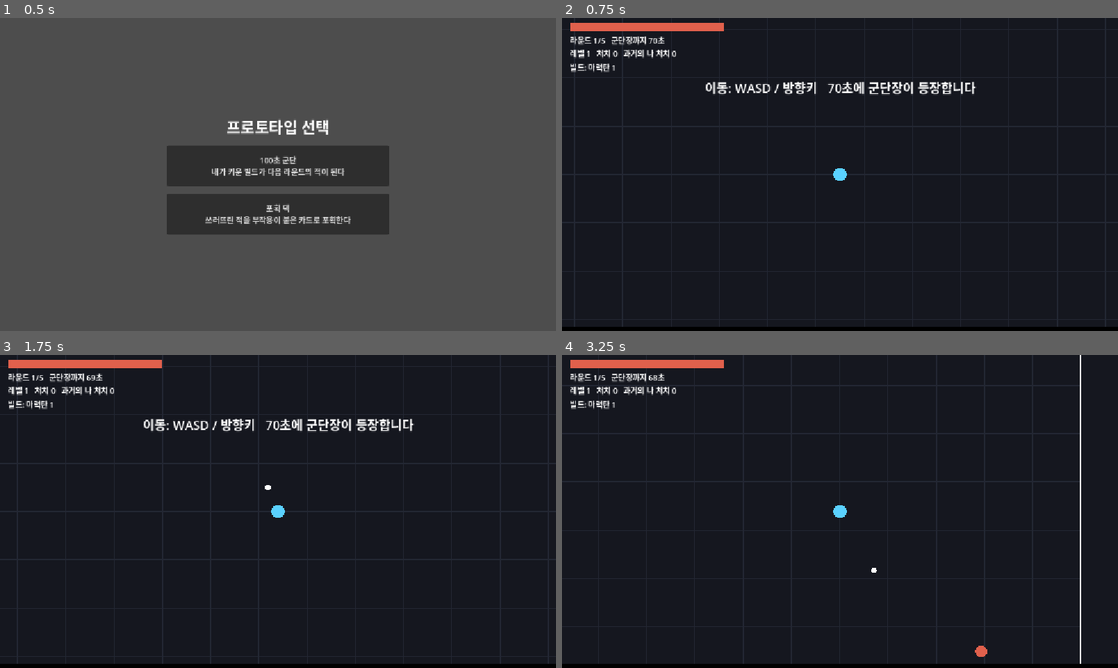
Above: before the commit, frames 1-4 (two rows, left to right).
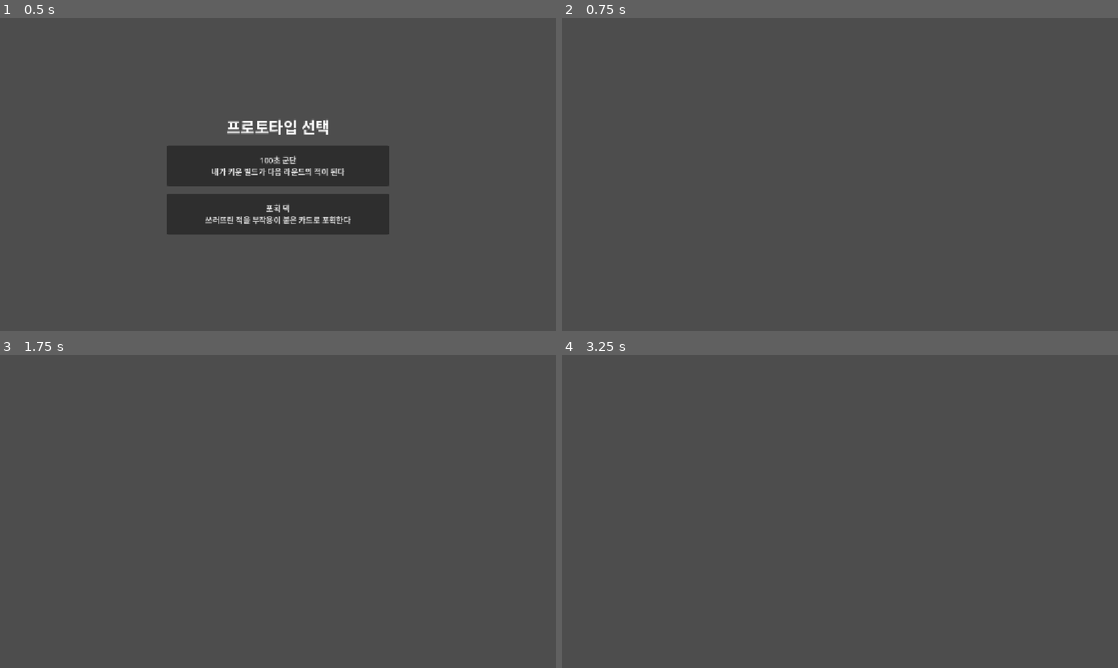
Above: after the commit, the same moments.

Repository: kimpro4214/100sec-corps
Game: Godot game, scene res://main_menu.tscn
Two runs of this game, one before a commit and one after it. Both use one fixed random seed, a clock stepped at 60 frames per second and the inputs below.
Inputs:
- Up to frame 1 (0.5 s): no input
- Up to frame 2 (0.75 s): click "100초 군단 내가 키운 빌드가 다음 라운드의 적이 …" at 0.5 s
- Up to frame 3 (1.75 s): tap Enter at 1.25 s; hold D from 1.28 s (still down); tap 1 at 1.35 s; tap Space at 1.52 s
- Up to frame 4 (3.25 s): release D at 2.03 s; hold S 2.03-2.78 s; tap 1 at 2.1, 2.85 s; tap Space at 2.27, 2.75 s; hold D from 2.78 s (still down)

Frame 1 is identical in both runs. In frame 2, 100% of the frame differs, in the area x 0-100%, y 0-100%; in frame 3, 100%; in frame 4, 100%.
Error after the commit: Parse Error: Too few arguments for "new()" call. Expected at least 3 but received 2. (res://legion/game/legion_game.gd:42)

Commit message:
feat: 100초 군단 메인 무기, 전용 특성, 각성 규칙 구현

Diff:
--- a/legion/data/balance.json
+++ b/legion/data/balance.json
@@ -7,24 +7,49 @@
   "arena": { "w": 1500, "h": 1000 },
   "player": { "hp": 100, "speed": 215, "radius": 14, "pickup_radius": 75, "contact_invuln": 0.4 },
   "xp": { "base": 6, "per_level": 3 },
-  "start_weapon": "bolt",
-  "max_option_level": 5,
+  "awaken_min_round": 2,
+  "awaken_scaling_mult": 2.5,
+  "max_levels": { "main": 5, "sub": 2, "trait": 3, "upgrade": 5 },
+  "offer_weights": { "main": 3.0, "trait": 2.0, "upgrade": 1.0, "sub": 0.5 },
   "min_cooldown_mult": 0.4,
   "weapons": {
     "bolt": {
       "name": "마력탄", "desc": "가까운 적에게 탄환 발사",
       "cooldown": 0.8, "damage": 12, "damage_per_level": 4, "count_every_levels": 2,
-      "speed": 430, "hostile_speed": 210, "single_target_weight": 0.5, "hostile_damage_mult": 0.3, "hostile_cooldown_mult": 1.6, "range": 520, "life": 1.6, "radius": 6
+      "speed": 430, "hostile_speed": 210, "hostile_max_count": 4, "single_target_weight": 0.5, "hostile_damage_mult": 0.3, "hostile_cooldown_mult": 1.6, "range": 520, "life": 1.6, "radius": 6,
+      "awaken": {
+        "name": "폭풍탄", "desc": "탄환 2배, 명중 시 주변 폭발",
+        "damage_mult": 1.2, "count_mult": 2, "splash_radius": 60, "splash_mult": 0.5
+      }
     },
     "aura": {
       "name": "가시 오라", "desc": "주변의 적에게 주기적 피해",
-      "cooldown": 0.5, "damage": 5, "damage_per_level": 2.75, "radius": 72, "radius_per_level": 13, "single_target_weight": 1.1, "hostile_damage_mult": 1.0, "hostile_cooldown_mult": 1.0
+      "cooldown": 0.5, "damage": 5, "damage_per_level": 2.75, "radius": 72, "radius_per_level": 13, "single_target_weight": 1.1, "hostile_damage_mult": 0.55, "hostile_cooldown_mult": 1.5, "hostile_radius_mult": 0.85,
+      "awaken": {
+        "name": "가시 폭풍", "desc": "범위 +40%, 피해 +50%, 적을 밀어냄",
+        "damage_mult": 1.5, "radius_mult": 1.4, "knockback": 22
+      }
     },
     "lightning": {
       "name": "낙뢰", "desc": "범위 내 무작위 적을 강타",
       "cooldown": 2.0, "damage": 26, "damage_per_level": 13, "count_every_levels": 2,
-      "range": 460, "radius": 62, "single_target_weight": 0.55, "hostile_damage_mult": 1.0, "hostile_cooldown_mult": 1.0
+      "range": 460, "radius": 62, "hostile_max_count": 3, "single_target_weight": 0.55, "hostile_damage_mult": 1.0, "hostile_cooldown_mult": 1.0,
+      "awaken": {
+        "name": "천벌", "desc": "타격 +2, 피해 +30%, 같은 자리에 2차 낙뢰",
+        "damage_mult": 1.3, "extra_count": 2, "echo_delay": 0.45
+      }
     }
+  },
+  "traits": {
+    "multishot": { "weapon": "bolt", "name": "다중 사격", "desc": "탄환 +1", "effect": "count", "value": 1 },
+    "pierce": { "weapon": "bolt", "name": "관통", "desc": "탄환이 적 1명 더 관통", "effect": "pierce", "value": 1 },
+    "rapid": { "weapon": "bolt", "name": "속사", "desc": "발사 간격 -12%", "effect": "cooldown", "value": 0.12 },
+    "expand": { "weapon": "aura", "name": "확장", "desc": "오라 범위 +18", "effect": "radius", "value": 18 },
+    "leech": { "weapon": "aura", "name": "흡혈", "desc": "적을 맞힌 오라 1회마다 체력 +0.25", "effect": "leech", "value": 0.25 },
+    "frost": { "weapon": "aura", "name": "빙결", "desc": "오라에 닿으면 이동 속도 -15%", "effect": "slow", "value": 0.15 },
+    "chain": { "weapon": "lightning", "name": "연쇄", "desc": "낙뢰 +1", "effect": "count", "value": 1 },
+    "wide": { "weapon": "lightning", "name": "광역", "desc": "낙뢰 범위 +16", "effect": "radius", "value": 16 },
+    "overcharge": { "weapon": "lightning", "name": "과전류", "desc": "낙뢰 피해 +20%", "effect": "damage", "value": 0.2 }
   },
   "upgrades": {
     "might": { "name": "힘", "desc": "모든 피해 +15%", "value": 0.15 },
@@ -42,17 +67,18 @@
   },
   "ghost": {
     "first_at": 15, "last_at": 62, "radius": 18, "contact": 12, "xp": 12,
-    "hp_min": 90, "target_ttk": 4, "hp_per_age": 0.25, "damage_mult": 0.3, "strike_delay": 0.8, "strike_spread": 90,
+    "hp_min": 90, "target_ttk": 5, "hp_per_age": 0.25, "damage_mult": 0.38, "strike_delay": 0.8, "strike_spread": 90,
+    "slow_seconds": 0.8,
     "age_per_copy": 2, "copy_hp_mult": 0.4, "copy_damage_mult": 0.5, "boss_wave_hp_mult": 0.5,
     "behaviors": {
       "bolt": { "name": "탄막형", "speed": 90, "keep_distance": 300 },
-      "aura": { "name": "돌격형", "speed": 145, "keep_distance": 0 },
+      "aura": { "name": "돌격형", "speed": 125, "keep_distance": 0 },
       "lightning": { "name": "포격형", "speed": 75, "keep_distance": 380 }
     }
   },
   "boss": {
     "name": "군단장", "warning_seconds": 3, "radius": 42, "speed": 72, "contact": 20, "xp": 30,
-    "hp_base": 250, "hp_per_round": 180, "target_ttk": 6,
+    "hp_base": 250, "hp_per_round": 180, "target_ttk": 8,
     "damage_per_round": 0.15, "enrage_per_second": 0.03,
     "pattern_interval": 2.6, "bonus_levels": 1,
     "patterns": [
--- a/legion/sim/legion_sim.gd
+++ b/legion/sim/legion_sim.gd
@@ -19,6 +19,8 @@
 	var damage_mult := 1.0
 	var keep_distance := 0.0
 	var born := 0.0
+	var slow_time := 0.0
+	var slow_amount := 0.0
 
 
 class Projectile:
@@ -30,6 +32,10 @@
 	var life := 1.0
 	var hostile := false
 	var source := ""
+	var pierce := 0
+	var hit_list: Array = []
+	var splash_radius := 0.0
+	var splash_mult := 0.0
 
 
 class Strike:
@@ -38,6 +44,7 @@
 	var damage := 0.0
 	var radius := 1.0
 	var source := ""
+	var hostile := true
 
 
 class Gem:
@@ -66,8 +73,11 @@
 var max_hp := 0.0
 var invuln := 0.0
 var player_flash := 0.0
+var main_weapon := ""
 var build := {}
 var timers := {}
+var player_slow_time := 0.0
+var player_slow_amount := 0.0
 var level := 1
 var xp := 0
 var queued_levels := 0
@@ -77,6 +87,7 @@
 var projectiles: Array[Projectile] = []
 var strikes: Array[Strike] = []
 var gems: Array[Gem] = []
+var awaken_round := 0
 var past_builds: Array = []
 var ghost_queue: Array = []
 
@@ -100,7 +111,7 @@
 var damage_by_source := {}
 
 
-func _init(balance: Dictionary, run_seed: int) -> void:
+func _init(balance: Dictionary, run_seed: int, main_id: String) -> void:
 	data = balance
 	rng.seed = run_seed
 	tick = float(data.tick)
@@ -108,8 +119,17 @@
 	hp = max_hp
 	player_pos = Vector2(float(data.arena.w), float(data.arena.h)) * 0.5
 	player_prev = player_pos
-	build = {"weapons": {"bolt": 0, "aura": 0, "lightning": 0}, "upgrades": {"might": 0, "haste": 0, "vitality": 0}}
-	build.weapons[data.start_weapon] = 1
+	main_weapon = main_id
+	var trait_levels := {}
+	for trait_id in data.traits:
+		trait_levels[trait_id] = 0
+	build = {
+		"main": main_id,
+		"weapons": {"bolt": 0, "aura": 0, "lightning": 0},
+		"traits": trait_levels,
+		"upgrades": {"might": 0, "haste": 0, "vitality": 0},
+	}
+	build.weapons[main_id] = 1
 	timers = {"bolt": 0.0, "aura": 0.0, "lightning": 0.0}
 
 
@@ -122,71 +142,155 @@
 
 
 func option_level(option_id: String) -> int:
+	return _build_level(build, option_id)
+
+
+func _build_level(target_build: Dictionary, option_id: String) -> int:
 	if option_id in WEAPON_IDS:
-		return int(build.weapons[option_id])
-	return int(build.upgrades[option_id])
+		return int(target_build.weapons[option_id])
+	if data.traits.has(option_id):
+		return int(target_build.traits[option_id])
+	return int(target_build.upgrades[option_id])
 
 
 func option_def(option_id: String) -> Dictionary:
 	if option_id in WEAPON_IDS:
 		return data.weapons[option_id]
+	if data.traits.has(option_id):
+		return data.traits[option_id]
 	return data.upgrades[option_id]
 
 
+func option_max(option_id: String) -> int:
+	if option_id == main_weapon:
+		return int(data.max_levels.main)
+	if option_id in WEAPON_IDS:
+		return int(data.max_levels.sub)
+	if data.traits.has(option_id):
+		return int(data.max_levels.trait)
+	return int(data.max_levels.upgrade)
+
+
+func is_awakening_option(option_id: String) -> bool:
+	return option_id == main_weapon and option_level(option_id) + 1 >= int(data.max_levels.main)
+
+
+func is_awakened(target_build: Dictionary) -> bool:
+	return int(target_build.weapons[target_build.main]) >= int(data.max_levels.main)
+
+
 func dominant_weapon(target_build: Dictionary) -> String:
-	var best := "bolt"
-	for weapon_id in WEAPON_IDS:
-		if int(target_build.weapons[weapon_id]) > int(target_build.weapons[best]):
-			best = weapon_id
-	return best
+	return target_build.main
+
+
+## 레벨, 특성, 각성, 공통 강화를 합친 무기의 실제 수치.
+func weapon_stats(weapon_id: String, owner_build: Dictionary) -> Dictionary:
+	var weapon: Dictionary = data.weapons[weapon_id]
+	var weapon_level := int(owner_build.weapons[weapon_id])
+	var stats := {
+		"damage": float(weapon.damage) + float(weapon.damage_per_level) * (weapon_level - 1),
+		"count": 1,
+		"radius": float(weapon.radius) + float(weapon.get("radius_per_level", 0.0)) * (weapon_level - 1),
+		"cooldown": float(weapon.cooldown),
+		"pierce": 0, "leech": 0.0, "slow": 0.0, "knockback": 0.0,
+		"splash_radius": 0.0, "splash_mult": 0.0, "echo_delay": 0.0,
+	}
+	if weapon.has("count_every_levels"):
+		stats.count += int((weapon_level - 1) / float(weapon.count_every_levels))
+	for trait_id in data.traits:
+		var trait_def: Dictionary = data.traits[trait_id]
+		var trait_level := int(owner_build.traits[trait_id])
+		if trait_def.weapon != weapon_id or trait_level <= 0:
+			continue
+		var amount := float(trait_def.value) * trait_level
+		match trait_def.effect:
+			"count":
+				stats.count += int(amount)
+			"pierce":
+				stats.pierce += int(amount)
+			"cooldown":
+				stats.cooldown *= maxf(float(data.min_cooldown_mult), 1.0 - amount)
+			"radius":
+				stats.radius += amount
+			"leech":
+				stats.leech += amount
+			"slow":
+				stats.slow += amount
+			"damage":
+				stats.damage *= 1.0 + amount
+	if weapon_level >= int(data.max_levels.main):
+		var awaken: Dictionary = weapon.awaken
+		stats.damage *= float(awaken.get("damage_mult", 1.0))
+		stats.count = stats.count * int(awaken.get("count_mult", 1)) + int(awaken.get("extra_count", 0))
+		stats.radius *= float(awaken.get("radius_mult", 1.0))
+		stats.knockback = float(awaken.get("knockback", 0.0))
+		stats.splash_radius = float(awaken.get("splash_radius", 0.0))
+		stats.splash_mult = float(awaken.get("splash_mult", 0.0))
+		stats.echo_delay = float(awaken.get("echo_delay", 0.0))
+	stats.damage *= _might_mult(owner_build)
+	stats.cooldown *= _cooldown_mult(owner_build)
+	return stats
 
 
 func build_dps(target_build: Dictionary) -> float:
 	var total := 0.0
-	var cooldown_mult := _cooldown_mult(target_build)
 	for weapon_id in WEAPON_IDS:
-		var weapon_level := int(target_build.weapons[weapon_id])
-		if weapon_level <= 0:
+		if int(target_build.weapons[weapon_id]) <= 0:
 			continue
-		var weapon: Dictionary = data.weapons[weapon_id]
-		var damage := float(weapon.damage) + float(weapon.damage_per_level) * (weapon_level - 1)
-		var count := 1
-		if weapon.has("count_every_levels"):
-			count += int((weapon_level - 1) / float(weapon.count_every_levels))
-		total += damage * count / (float(weapon.cooldown) * cooldown_mult) * float(weapon.single_target_weight)
-	return total * _might_mult(target_build)
+		var stats := weapon_stats(weapon_id, target_build)
+		var hits: float = 2.0 if stats.echo_delay > 0.0 else 1.0
+		total += stats.damage * stats.count * hits / stats.cooldown * float(data.weapons[weapon_id].single_target_weight)
+	return total
+
+
+## 각성은 화력이 크게 뛰므로, 적 체력 계산에서는 각성 직전 화력에 정해진 배수만 곱한다.
+func enemy_scaling_dps(target_build: Dictionary) -> float:
+	if not is_awakened(target_build):
+		return build_dps(target_build)
+	var before: Dictionary = target_build.duplicate(true)
+	before.weapons[target_build.main] -= 1
+	return build_dps(before) * float(data.awaken_scaling_mult)
 
 
 func ghost_hp(target_build: Dictionary, age: int) -> float:
 	var ghost_def: Dictionary = data.ghost
-	var scaled := build_dps(target_build) * float(ghost_def.target_ttk) * (1.0 + float(ghost_def.hp_per_age) * age)
+	var scaled := enemy_scaling_dps(target_build) * float(ghost_def.target_ttk) * (1.0 + float(ghost_def.hp_per_age) * age)
 	return maxf(float(ghost_def.hp_min), scaled)
 
 
 ## 이 선택지를 고르면 다음 라운드의 과거의 나가 어떻게 되는지 알려준다.
 func ghost_preview(option_id: String) -> Dictionary:
 	var preview_build: Dictionary = build.duplicate(true)
-	if option_id in WEAPON_IDS:
-		preview_build.weapons[option_id] += 1
-	elif option_id != "":
-		preview_build.upgrades[option_id] += 1
+	if option_id != "":
+		_apply_option(preview_build, option_id)
 	return {
 		"hp": ghost_hp(preview_build, 0),
 		"behavior": data.ghost.behaviors[dominant_weapon(preview_build)].name,
+		"awakened": is_awakened(preview_build),
 	}
+
+
+func _apply_option(target_build: Dictionary, option_id: String) -> void:
+	if option_id in WEAPON_IDS:
+		target_build.weapons[option_id] += 1
+	elif data.traits.has(option_id):
+		target_build.traits[option_id] += 1
+	else:
+		target_build.upgrades[option_id] += 1
 
 
 func choose(index: int) -> void:
 	var option_id: String = pending_choices[index]
 	picks.append({"offered": pending_choices.duplicate(), "chosen": option_id})
-	if option_id in WEAPON_IDS:
-		build.weapons[option_id] += 1
-	else:
-		build.upgrades[option_id] += 1
-		if option_id == "vitality":
-			var bonus := float(data.upgrades.vitality.value)
-			max_hp += bonus
-			hp = minf(hp + bonus, max_hp)
+	var awakens := is_awakening_option(option_id)
+	_apply_option(build, option_id)
+	if option_id == "vitality":
+		var bonus := float(data.upgrades.vitality.value)
+		max_hp += bonus
+		hp = minf(hp + bonus, max_hp)
+	if awakens:
+		awaken_round = round_index
+		_event({"type": "awaken", "name": data.weapons[main_weapon].awaken.name})
 	pending_choices = []
 	_offer_next_level()
 
@@ -218,6 +322,7 @@
 	round_time += tick
 	invuln = maxf(0.0, invuln - tick)
 	player_flash = maxf(0.0, player_flash - tick)
+	player_slow_time = maxf(0.0, player_slow_time - tick)
 	_move_player(move_dir)
 	_fire_weapons(player_pos, build, timers, false, 1.0)
 	_spawn_enemies()
@@ -246,7 +351,10 @@
 
 func _move_player(move_dir: Vector2) -> void:
 	player_prev = player_pos
-	player_pos = _clamp_to_arena(player_pos + move_dir.limit_length(1.0) * float(data.player.speed) * tick)
+	var speed := float(data.player.speed)
+	if player_slow_time > 0.0:
+		speed *= maxf(0.2, 1.0 - player_slow_amount)
+	player_pos = _clamp_to_arena(player_pos + move_dir.limit_length(1.0) * speed * tick)
 
 
 func _might_mult(owner_build: Dictionary) -> float:
@@ -267,24 +375,25 @@
 		if owner_timers[weapon_id] > 0.0:
 			continue
 		var weapon: Dictionary = data.weapons[weapon_id]
-		var damage := (float(weapon.damage) + float(weapon.damage_per_level) * (weapon_level - 1)) * _might_mult(owner_build) * hostile_mult
+		var stats := weapon_stats(weapon_id, owner_build)
+		var damage: float = stats.damage * hostile_mult
 		if hostile:
 			damage *= float(weapon.hostile_damage_mult)
 		var fired := false
 		match weapon_id:
 			"bolt":
-				fired = _fire_bolt(origin, weapon, weapon_level, damage, hostile)
+				fired = _fire_bolt(origin, weapon, stats, damage, hostile)
 			"aura":
-				fired = _fire_aura(origin, weapon, weapon_level, damage, hostile)
+				fired = _fire_aura(origin, stats, damage, hostile)
 			"lightning":
-				fired = _fire_lightning(origin, weapon, weapon_level, damage, hostile)
-		var cooldown := float(weapon.cooldown) * _cooldown_mult(owner_build)
+				fired = _fire_lightning(origin, weapon, stats, damage, hostile)
+		var cooldown: float = stats.cooldown
 		if hostile:
 			cooldown *= float(weapon.hostile_cooldown_mult)
 		owner_timers[weapon_id] = cooldown if fired else 0.0
 
 
-func _fire_bolt(origin: Vector2, weapon: Dictionary, weapon_level: int, damage: float, hostile: bool) -> bool:
+func _fire_bolt(origin: Vector2, weapon: Dictionary, stats: Dictionary, damage: float, hostile: bool) -> bool:
 	var target := Vector2.ZERO
 	var max_range := float(weapon.range)
 	if hostile:
@@ -302,16 +411,20 @@
 		if best == null:
 			return false
 		target = best.pos
-	var count := 1 + int((weapon_level - 1) / float(weapon.count_every_levels))
+	var count: int = mini(stats.count, int(weapon.hostile_max_count)) if hostile else stats.count
 	var base_dir := (target - origin).normalized()
 	var speed := float(weapon.hostile_speed) if hostile else float(weapon.speed)
 	for i in count:
-		_add_projectile(origin, base_dir.rotated((i - (count - 1) * 0.5) * 0.18) * speed, damage, float(weapon.radius),
+		var shot := _add_projectile(origin, base_dir.rotated((i - (count - 1) * 0.5) * 0.18) * speed, damage, float(weapon.radius),
 				float(weapon.life) * (float(weapon.speed) / speed if hostile else 1.0), hostile, "ghost_bolt")
+		if not hostile:
+			shot.pierce = stats.pierce
+			shot.splash_radius = stats.splash_radius
+			shot.splash_mult = stats.splash_mult
 	return true
 
 
-func _add_projectile(origin: Vector2, vel: Vector2, damage: float, radius: float, life: float, hostile: bool, source: String) -> void:
+func _add_projectile(origin: Vector2, vel: Vector2, damage: float, radius: float, life: float, hostile: bool, source: String) -> Projectile:
 	var shot := Projectile.new()
 	shot.pos = origin
 	shot.prev = origin
@@ -322,28 +435,45 @@
 	shot.hostile = hostile
 	shot.source = source
 	projectiles.append(shot)
-
-
-func _fire_aura(origin: Vector2, weapon: Dictionary, weapon_level: int, damage: float, hostile: bool) -> bool:
-	var radius := float(weapon.radius) + float(weapon.radius_per_level) * (weapon_level - 1)
+	return shot
+
+
+func _fire_aura(origin: Vector2, stats: Dictionary, damage: float, hostile: bool) -> bool:
+	var radius: float = stats.radius
+	if hostile:
+		radius *= float(data.weapons.aura.hostile_radius_mult)
 	_event({"type": "aura", "pos": origin, "radius": radius, "hostile": hostile})
 	if hostile:
 		if origin.distance_to(player_pos) <= radius + float(data.player.radius):
 			_hurt_player(damage, "ghost_aura")
-	else:
-		for enemy in enemies:
-			if origin.distance_to(enemy.pos) <= radius + enemy.radius:
-				_damage_enemy(enemy, damage)
+			if stats.slow > 0.0:
+				player_slow_time = float(data.ghost.slow_seconds)
+				player_slow_amount = stats.slow
+		return true
+	var hit_any := false
+	for enemy in enemies:
+		if origin.distance_to(enemy.pos) > radius + enemy.radius:
+			continue
+		hit_any = true
+		_damage_enemy(enemy, damage)
+		if stats.slow > 0.0:
+			enemy.slow_time = 1.0
+			enemy.slow_amount = stats.slow
+		if stats.knockback > 0.0 and enemy.kind != "boss":
+			enemy.pos += (enemy.pos - origin).normalized() * stats.knockback
+	if hit_any:
+		hp = minf(max_hp, hp + stats.leech)
 	return true
 
 
-func _add_strike(pos: Vector2, delay: float, damage: float, radius: float, source: String) -> void:
+func _add_strike(pos: Vector2, delay: float, damage: float, radius: float, source: String, hostile := true) -> void:
 	var strike := Strike.new()
 	strike.pos = _clamp_to_arena(pos)
 	strike.delay = delay
 	strike.damage = damage
 	strike.radius = radius
 	strike.source = source
+	strike.hostile = hostile
 	strikes.append(strike)
 
 
@@ -351,15 +481,19 @@
 	return Vector2.from_angle(rng.randf() * TAU) * rng.randf() * spread
 
 
-func _fire_lightning(origin: Vector2, weapon: Dictionary, weapon_level: int, damage: float, hostile: bool) -> bool:
-	var radius := float(weapon.radius)
-	var count := 1 + int((weapon_level - 1) / float(weapon.count_every_levels))
+func _fire_lightning(origin: Vector2, weapon: Dictionary, stats: Dictionary, damage: float, hostile: bool) -> bool:
+	var radius: float = stats.radius
+	var count: int = stats.count
+	var echo_delay: float = stats.echo_delay
 	if hostile:
 		if origin.distance_to(player_pos) > float(weapon.range):
 			return false
-		for i in count:
+		var strike_delay := float(data.ghost.strike_delay)
+		for i in mini(count, int(weapon.hostile_max_count)):
 			var offset := Vector2.ZERO if i == 0 else _random_offset(float(data.ghost.strike_spread))
-			_add_strike(player_pos + offset, float(data.ghost.strike_delay), damage, radius, "ghost_lightning")
+			_add_strike(player_pos + offset, strike_delay, damage, radius, "ghost_lightning")
+			if echo_delay > 0.0:
+				_add_strike(player_pos + offset, strike_delay + echo_delay, damage, radius, "ghost_lightning")
 		return true
 	var in_range: Array[Enemy] = []
 	var range_sq := float(weapon.range) * float(weapon.range)
@@ -371,10 +505,16 @@
 	for i in count:
 		var center: Enemy = in_range[rng.randi_range(0, in_range.size() - 1)]
 		_event({"type": "lightning", "pos": center.pos, "radius": radius})
-		for enemy in enemies:
-			if center.pos.distance_to(enemy.pos) <= radius + enemy.radius:
-				_damage_enemy(enemy, damage)
+		_damage_area(center.pos, radius, damage)
+		if echo_delay > 0.0:
+			_add_strike(center.pos, echo_delay, damage, radius, "", false)
 	return true
+
+
+func _damage_area(center: Vector2, radius: float, damage: float) -> void:
+	for enemy in enemies:
+		if center.distance_to(enemy.pos) <= radius + enemy.radius:
+			_damage_enemy(enemy, damage)
 
 
 func _damage_enemy(enemy: Enemy, damage: float) -> void:
@@ -518,7 +658,7 @@
 	enemy.pos = _spawn_position()
 	enemy.prev = enemy.pos
 	var base_hp := float(cfg.hp_base) + float(cfg.hp_per_round) * (round_index - 1)
-	enemy.max_hp = maxf(base_hp, build_dps(build) * float(cfg.target_ttk))
+	enemy.max_hp = maxf(base_hp, enemy_scaling_dps(build) * float(cfg.target_ttk))
 	enemy.hp = enemy.max_hp
 	enemy.speed = float(cfg.speed)
 	enemy.radius = float(cfg.radius)
@@ -546,7 +686,7 @@
 	boss_timer -= tick
 	match boss_state:
 		"idle":
-			enemy.pos += (player_pos - enemy.pos).normalized() * enemy.speed * tick
+			enemy.pos += (player_pos - enemy.pos).normalized() * _enemy_speed(enemy) * tick
 			if boss_timer <= 0.0:
 				_start_boss_pattern(enemy)
 		"windup":
@@ -609,6 +749,7 @@
 		var enemy: Enemy = enemies[i]
 		enemy.prev = enemy.pos
 		enemy.flash = maxf(0.0, enemy.flash - tick)
+		enemy.slow_time = maxf(0.0, enemy.slow_time - tick)
 		match enemy.kind:
 			"boss":
 				_update_boss(enemy)
@@ -616,7 +757,7 @@
 				_move_ghost(enemy)
 				_fire_weapons(enemy.pos, enemy.build, enemy.timers, true, enemy.damage_mult)
 			_:
-				enemy.pos += (player_pos - enemy.pos).normalized() * enemy.speed * tick
+				enemy.pos += (player_pos - enemy.pos).normalized() * _enemy_speed(enemy) * tick
 		# 이웃 한 쌍만 밀어내 O(n)으로 겹침을 줄인다.
 		var other: Enemy = enemies[(i + 1) % count]
 		var gap := enemy.pos - other.pos
@@ -627,6 +768,12 @@
 			other.pos -= push
 		if invuln <= 0.0 and enemy.pos.distance_to(player_pos) <= enemy.radius + player_radius:
 			_touch_player(enemy)
+
+
+func _enemy_speed(enemy: Enemy) -> float:
+	if enemy.slow_time > 0.0:
+		return enemy.speed * maxf(0.2, 1.0 - enemy.slow_amount)
+	return enemy.speed
 
 
 func _touch_player(enemy: Enemy) -> void:
@@ -652,7 +799,7 @@
 			move = -dir
 		elif dist <= ghost.keep_distance + 25.0:
 			move = dir.orthogonal() * 0.6
-	ghost.pos = _clamp_to_arena(ghost.pos + move * ghost.speed * tick)
+	ghost.pos = _clamp_to_arena(ghost.pos + move * _enemy_speed(ghost) * tick)
 
 
 func _update_projectiles() -> void:
@@ -669,10 +816,18 @@
 				hit = true
 		else:
 			for enemy in enemies:
-				if enemy.hp > 0.0 and shot.pos.distance_to(enemy.pos) <= shot.radius + enemy.radius:
-					_damage_enemy(enemy, shot.damage)
+				if enemy.hp <= 0.0 or enemy in shot.hit_list or shot.pos.distance_to(enemy.pos) > shot.radius + enemy.radius:
+					continue
+				_damage_enemy(enemy, shot.damage)
+				if shot.splash_radius > 0.0:
+					_event({"type": "burst", "pos": shot.pos, "radius": shot.splash_radius})
+					_damage_area(shot.pos, shot.splash_radius, shot.damage * shot.splash_mult)
+				if shot.pierce > 0:
+					shot.pierce -= 1
+					shot.hit_list.append(enemy)
+				else:
 					hit = true
-					break
+				break
 		if not hit and shot.life > 0.0:
 			alive.append(shot)
 	projectiles = alive
@@ -686,7 +841,9 @@
 			alive.append(strike)
 			continue
 		_event({"type": "lightning", "pos": strike.pos, "radius": strike.radius})
-		if strike.pos.distance_to(player_pos) <= strike.radius + float(data.player.radius):
+		if not strike.hostile:
+			_damage_area(strike.pos, strike.radius, strike.damage)
+		elif strike.pos.distance_to(player_pos) <= strike.radius + float(data.player.radius):
 			_hurt_player(strike.damage, strike.source)
 	strikes = alive
 
@@ -735,19 +892,54 @@
 	if queued_levels <= 0 or not pending_choices.is_empty():
 		return
 	var available: Array = []
-	for option_id in WEAPON_IDS + UPGRADE_IDS:
-		if option_level(option_id) < int(data.max_option_level):
+	var weights: Array = []
+	for option_id in _option_pool():
+		if is_awakening_option(option_id) and round_index < int(data.awaken_min_round):
+			continue
+		if option_level(option_id) < option_max(option_id):
 			available.append(option_id)
+			weights.append(_option_weight(option_id))
 	queued_levels -= 1
 	if available.is_empty():
 		queued_levels = 0
 		return
-	for i in range(available.size() - 1, 0, -1):
-		var j := rng.randi_range(0, i)
-		var swap = available[i]
-		available[i] = available[j]
-		available[j] = swap
-	pending_choices = available.slice(0, 3)
+	pending_choices = []
+	while pending_choices.size() < 3 and not available.is_empty():
+		var index := _weighted_index(weights)
+		pending_choices.append(available.pop_at(index))
+		weights.remove_at(index)
+
+
+## 메인 무기, 메인 무기의 특성, 공통 강화, 보조 무기만 선택지로 나온다.
+func _option_pool() -> Array:
+	var pool: Array = WEAPON_IDS + UPGRADE_IDS
+	for trait_id in data.traits:
+		if data.traits[trait_id].weapon == main_weapon:
+			pool.append(trait_id)
+	return pool
+
+
+func _option_weight(option_id: String) -> float:
+	var offer: Dictionary = data.offer_weights
+	if option_id == main_weapon:
+		return float(offer.main)
+	if option_id in WEAPON_IDS:
+		return float(offer.sub)
+	if data.traits.has(option_id):
+		return float(offer.trait)
+	return float(offer.upgrade)
+
+
+func _weighted_index(weights: Array) -> int:
+	var total := 0.0
+	for weight in weights:
+		total += float(weight)
+	var roll := rng.randf() * total
+	for i in weights.size():
+		roll -= float(weights[i])
+		if roll <= 0.0:
+			return i
+	return weights.size() - 1
 
 
 func _finish_round() -> void:
